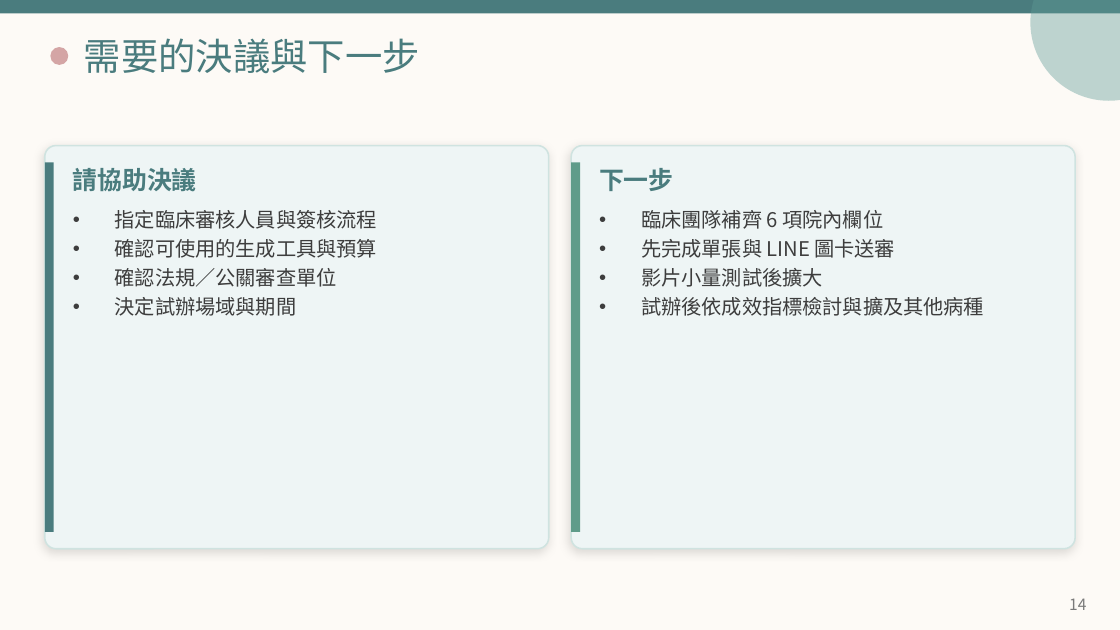
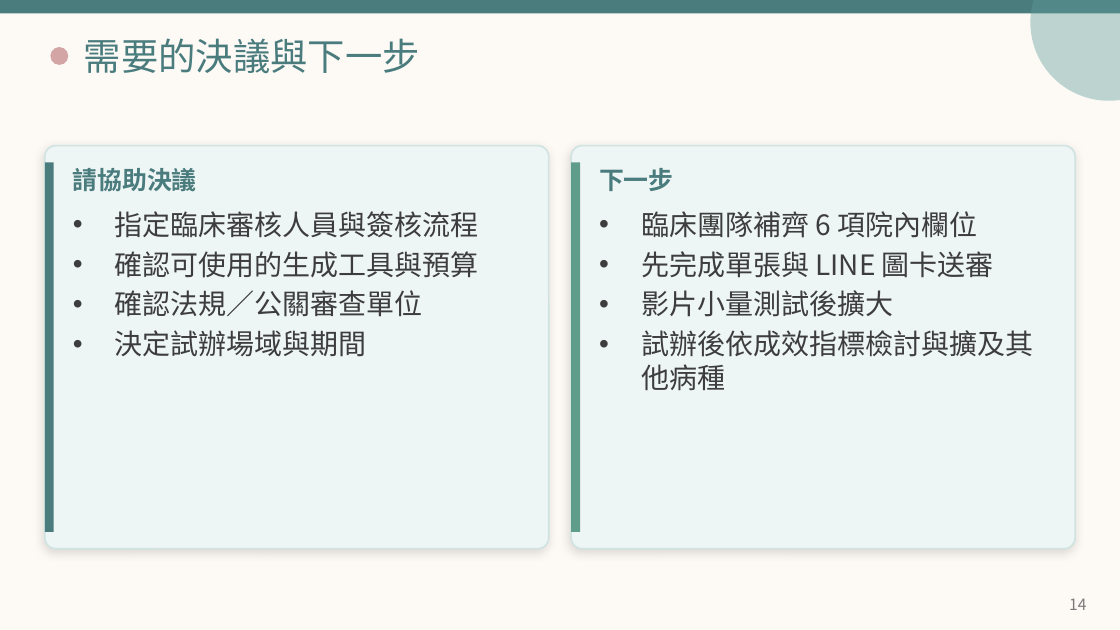
Before and after one commit to YEN590102/wordcloud, a slide deck: slide 14 of chronic-care-media/examples/ckm-project-watercolor.pptx. Drawn at 1120x630 pixels with LibreOffice and Linux fonts; fonts in the diff are those of the drawing. Boxes give left, top, right and bottom in pixels: in the first picture for what was removed or moved away, otherwise in the second. Text is boxed around its words. In the diff, an @@ line names an element or a change of style, - is before the commit and + after.

```diff
--- a/chronic-care-media/examples/ckm-project-watercolor.pptx
+++ b/chronic-care-media/examples/ckm-project-watercolor.pptx
@@ text "指定臨床審核人員與簽核流程" at (115,211,479,357): size 13 to 18 pt; more space between paragraphs @@
@@ text "臨床團隊補齊 6 項院內欄位" at (641,211,1033,391): size 13 to 18 pt; more space between paragraphs @@
```
Also in this commit, not shown: 7 other slides changed, 1 other file.
